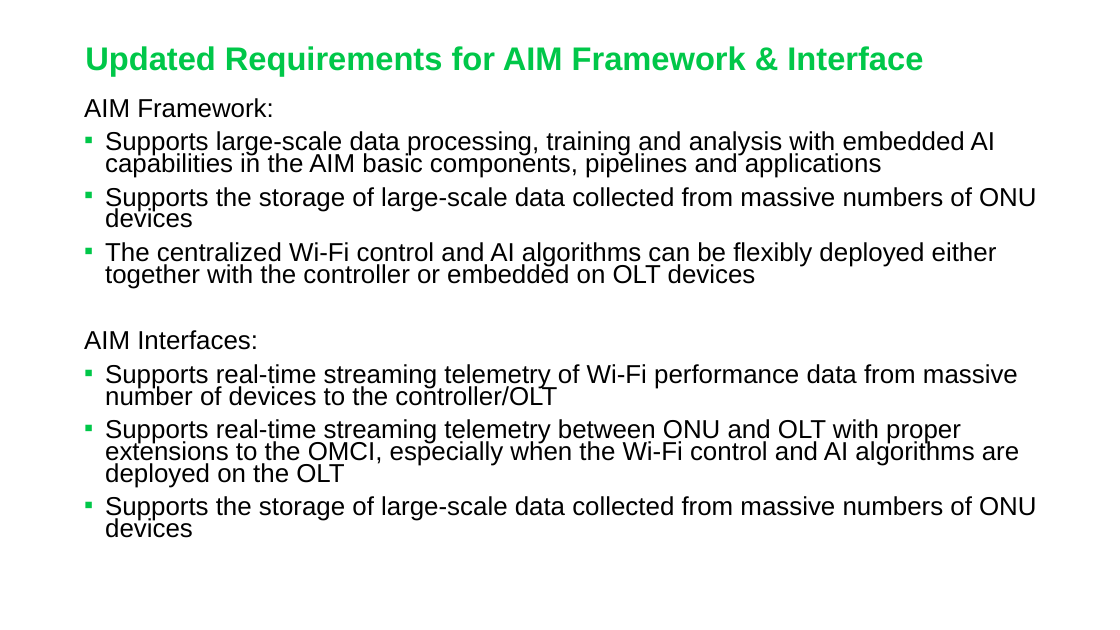
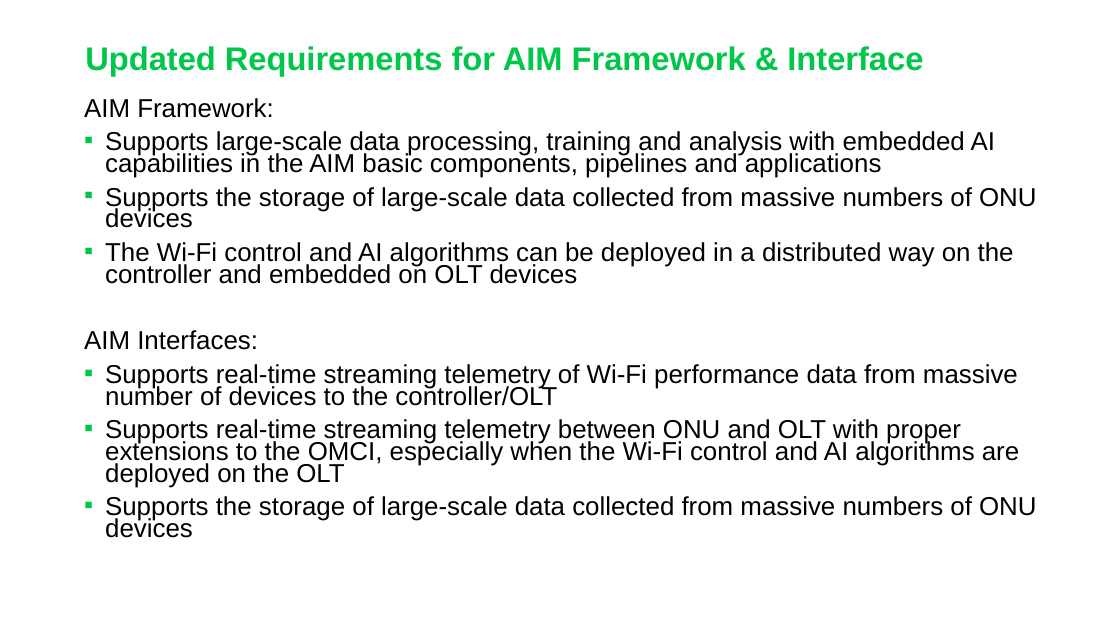
Before and after one commit to aguoietf/Public_material_for_standards, a slide deck: slide 5 of CONTRIB-xxxx-huawei-01 - AIM UC6.pptx. Drawn at 1120x630 pixels with LibreOffice and Linux fonts; fonts in the diff are those of the drawing; background and template pictures are left out. Boxes give left, top, right and bottom in pixels: in the first picture for what was removed or moved away, otherwise in the second. Text is boxed around its words. In the diff, an @@ line names an element or a change of style, - is before the commit and + after.

```diff
--- a/CONTRIB-xxxx-huawei-01 - AIM UC6.pptx
+++ b/CONTRIB-xxxx-huawei-01 - AIM UC6.pptx
@@ text at (x1=105, y1=242, x2=1014, y2=284): text changed @@
-▪ The centralized Wi-Fi control and AI algorithms can be flexibly deployed either together with the controller or embedded on OLT devices
+▪ The Wi-Fi control and AI algorithms can be deployed in a distributed way on the controller and embedded on OLT devices
```
Also in this commit, not shown: 2 other slides changed, 2 other files.
